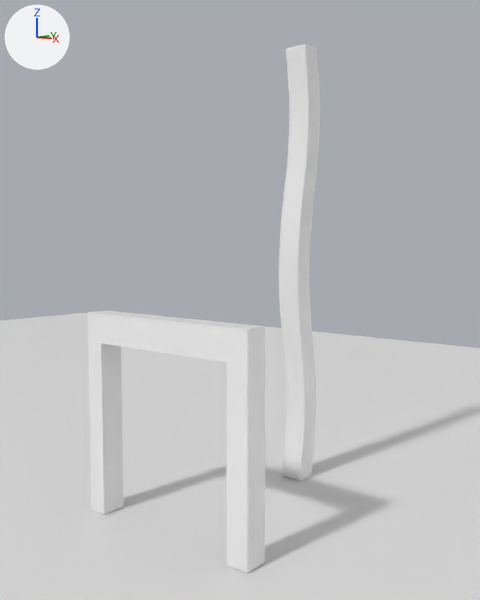
The Blender file Room/Room.blend: old version first, new version second.
Both versions are drawn from a 50 mm lens placed at (7.24, -6.88, 4.44), pointed at (-0.02, 1.69, 3.5). The axes (+X, +Y, +Z) are drawn at upper left. The lights are the same throughout. The first picture is the older version.
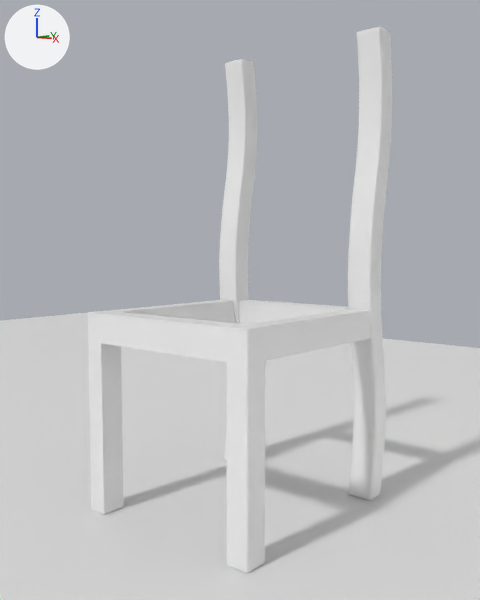
Commit message: Chair skeleton for the room blend

Diff of the bpy script that builds the scene:
```diff
--- a/Room/Room.blend.py
+++ b/Room/Room.blend.py
@@ me_cube @@
 # used by ob_cube; location = (0.0, 0.0, 1.67); scale = (0.182, 0.206, 1.66)
-me_cube.from_pydata(...)  # 88 vertices, 62 faces; spans x 0.0..9.41, y -1.0..1.0, z -1.0..1.0
+me_cube.from_pydata(...)  # 100 vertices, 74 faces; spans x 0.0..9.41, y -1.0..16.65, z -1.0..1.0
+# me_cube part 1
+# 1 face is deleted
+# 12 vertices are added at x 0.0..9.19, y 15.26..16.65, z 0.71..1.0
+# 13 new faces join them
 me_cube.materials.append(mat_material)
@@ me_cube_003 @@
 # used by ob_cube_001; location = (0.0, 3.37, 4.01); scale = (0.222, 0.2, 4.0)
-me_cube_003.from_pydata(...)  # 112 vertices, 110 faces; spans x -1.0..1.0, y -1.79..1.79, z -1.0..1.0
+me_cube_003.from_pydata(...)  # 112 vertices, 110 faces; spans x 5.69..7.69, y -1.79..1.79, z -1.0..1.0
+# me_cube_003 part 2: the whole mesh is moved by (6.69, 0.0, 0.0)
@@ ob_cube_001 @@
 _m = ob_cube_001.modifiers.new('Subdivision', 'SUBSURF')
 _m.levels = 2
+_m = ob_cube_001.modifiers.new('Mirror', 'MIRROR')
```

Location of each change, [x1, y1, x2, y2] in pixels of the pictures (480 x 600 px):
'Cube.001', mesh moved, modifiers changed: before [279, 44, 320, 481]; after [219, 27, 392, 500]
'Cube', reshaped (59% wider): before [88, 311, 265, 573]; after [88, 300, 370, 573]
part 1 of me_cube, built on: after [109, 300, 370, 361]
